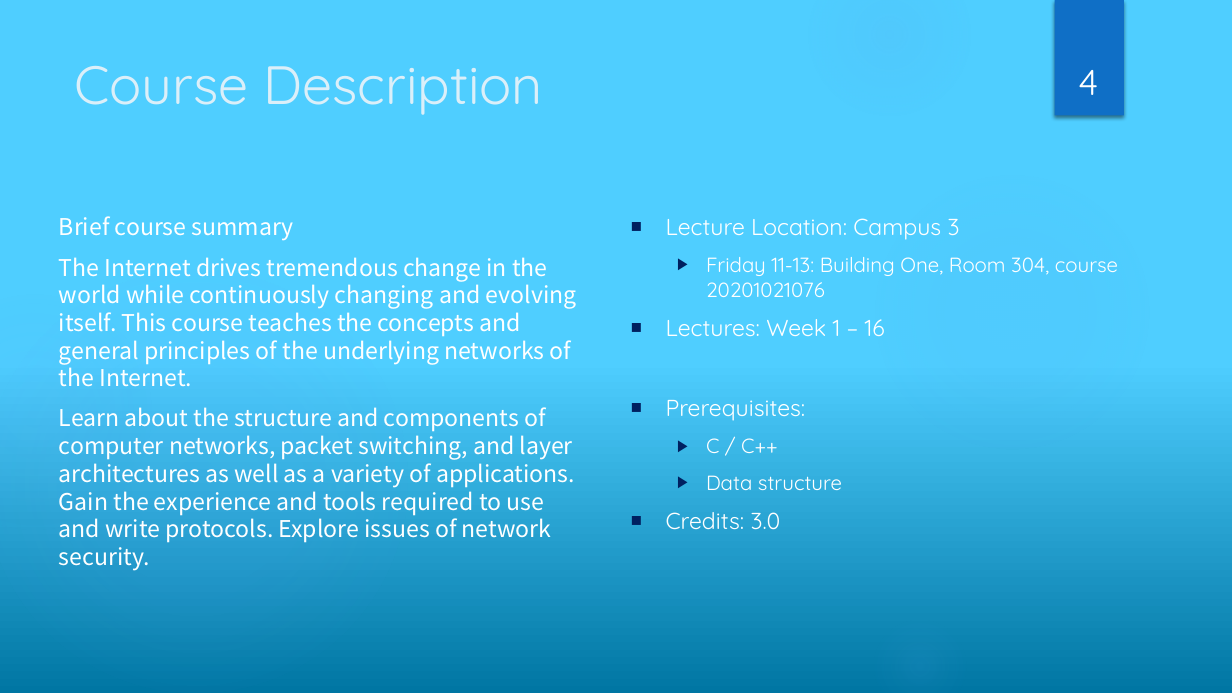
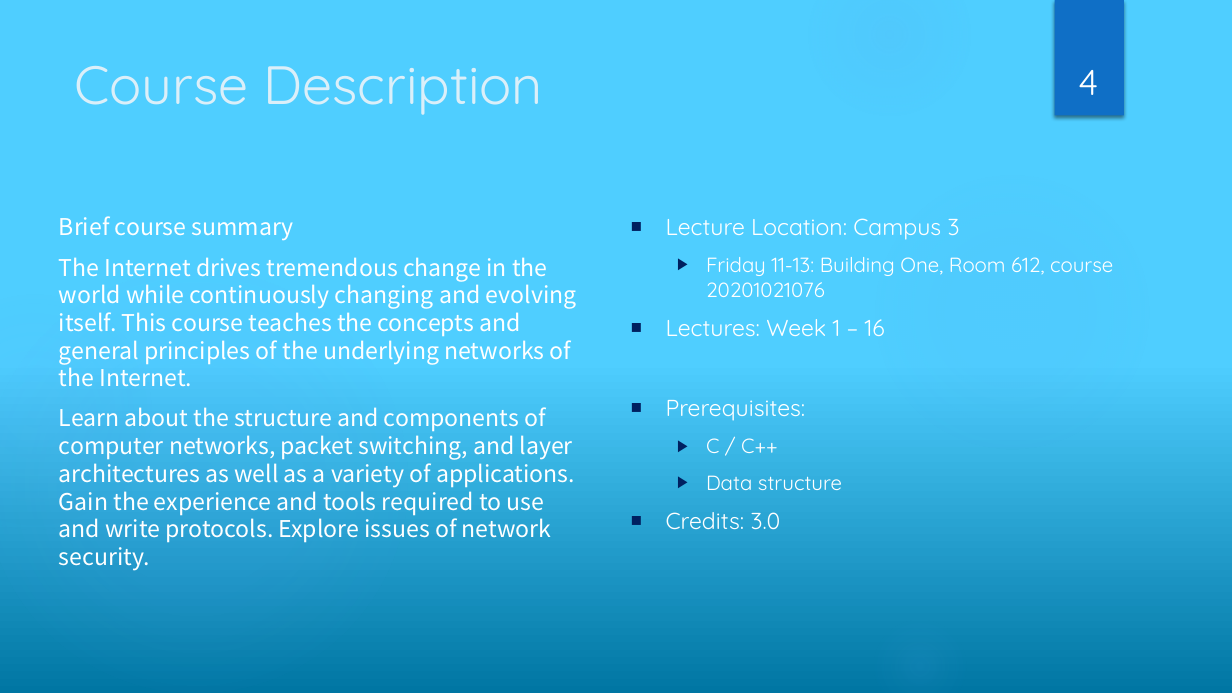
Before and after one commit to network-whu/2021, a slide deck: slide 4 of slides/instruction/introduction.pptx. Drawn at 1232x693 pixels with LibreOffice and Linux fonts; fonts in the diff are those of the drawing. Boxes give left, top, right and bottom in pixels: in the first picture for what was removed or moved away, otherwise in the second. Text is boxed around its words. In the diff, an @@ line names an element or a change of style, - is before the commit and + after.

```diff
--- a/slides/instruction/introduction.pptx
+++ b/slides/instruction/introduction.pptx
@@ text at [706,257,1113,297]: text changed @@
-  ▶ Friday 11-13: Building One, Room 304, course 20201021076
+  ▶ Friday 11-13: Building One, Room 612, course 20201021076
```
Also in this commit, not shown: 4 other slides changed, 2 slides removed, 1 other file.
